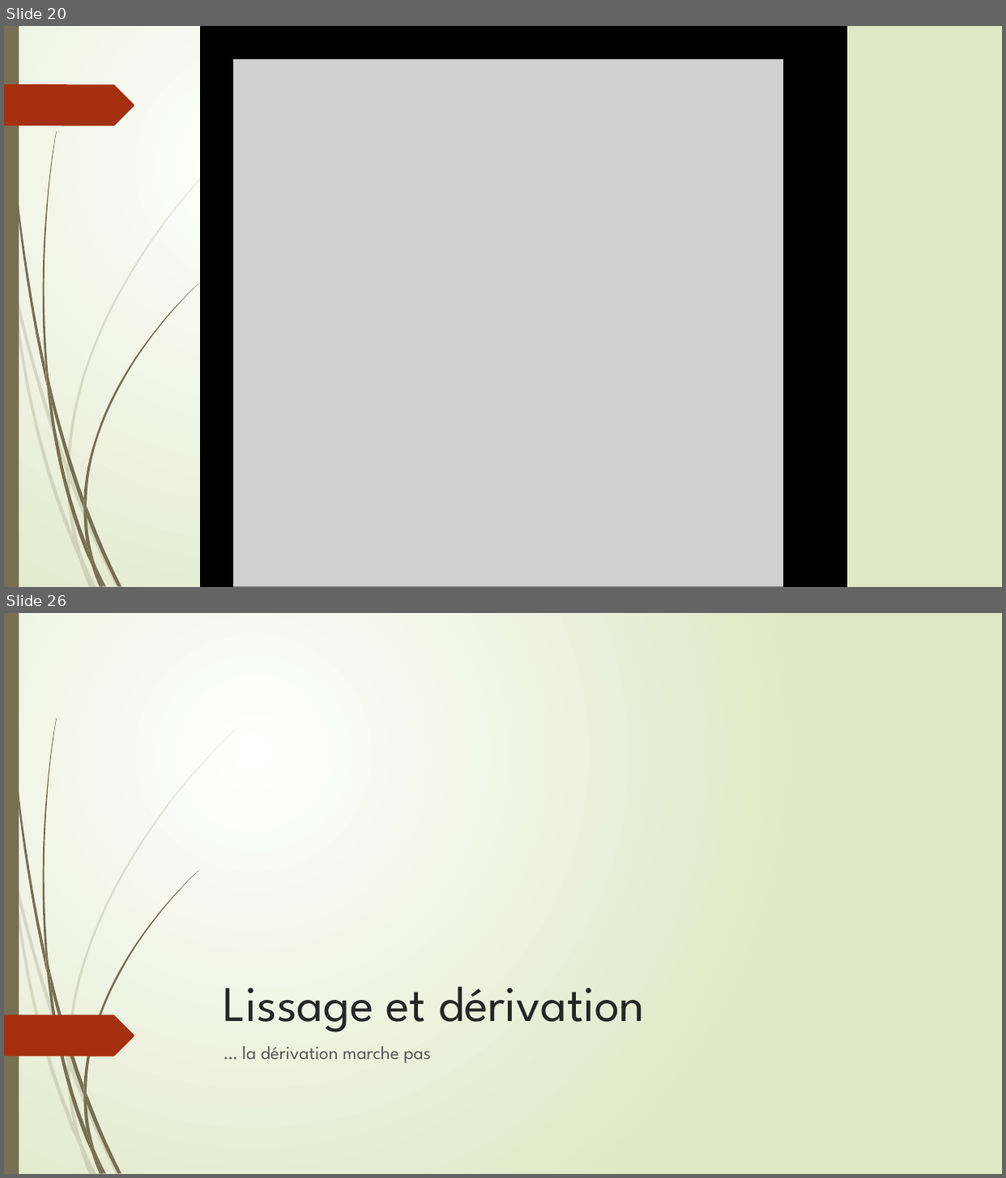
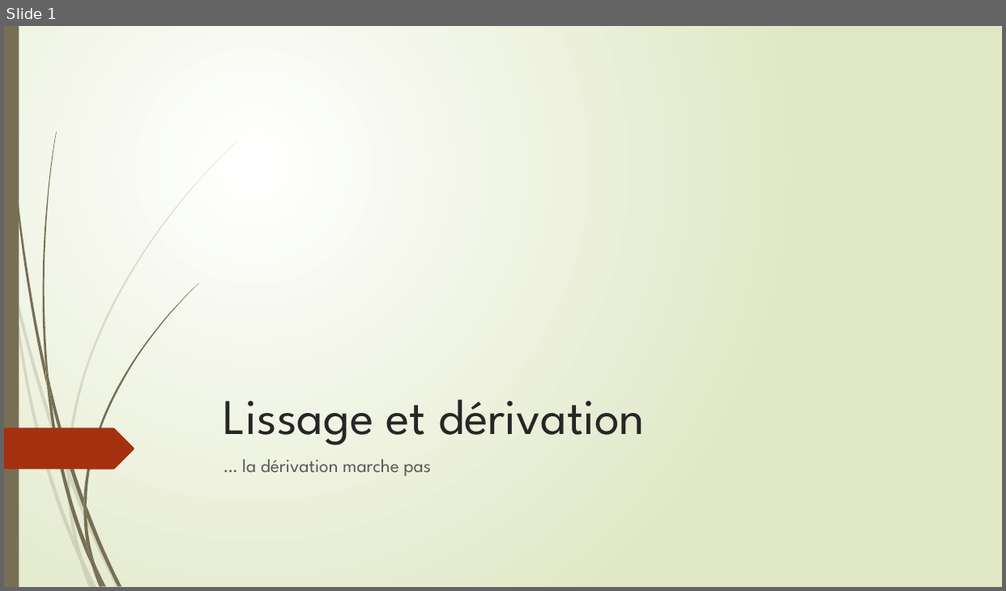
Before and after one commit to Poroing/CrowdDeplacementOptimisation, a slide deck: Présentation/thibaylt.pptm. Shown one above the other, each under a label of ours: slides 20 and 26 before the commit, slide 1 after it; the slides between them are not shown. The pictures are 1006x1178 and 1006x591 pixels, drawn with LibreOffice and Linux fonts; fonts in the diff are those of the drawing; grey boxes stand for pictures. Boxes give left, top, right and bottom in pixels: in the first picture for what was removed or moved away, otherwise in the second. Text is boxed around its words. In the diff, an @@ line names an element or a change of style, - is before the commit and + after.

```diff
--- a/Présentation/thibaylt.pptm
+++ b/Présentation/thibaylt.pptm
@@ slide 20 removed at (4,26,1002,587), background gradient #FFFFFF to #DFE8C4; not listed: 23 template elements that a slide beside it also shows @@
@@ rectangle removed at (201,27,232,587) @@
@@ picture removed at (216,26,790,587) @@
@@ rectangle removed at (232,27,819,58) @@
@@ rectangle removed at (784,27,847,587) @@
@@ freeform shape removed at (4,84,134,126) @@
@@ what was slide 26 is now slide 1 @@
```
Also in this commit, not shown: 14 slides added, 31 other slides removed, 1 other file.
